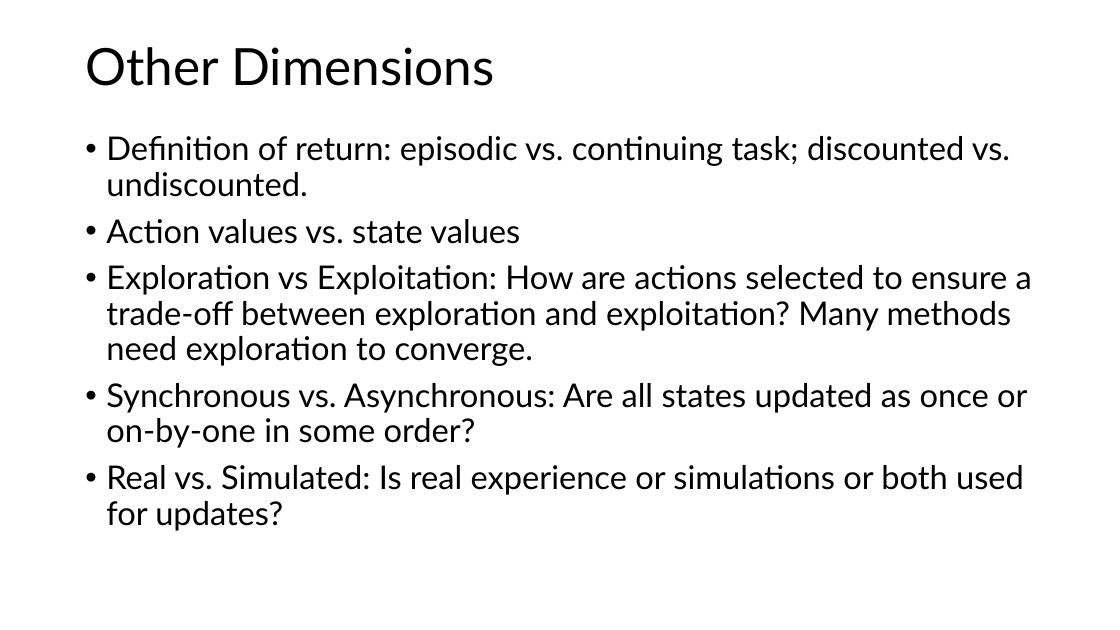
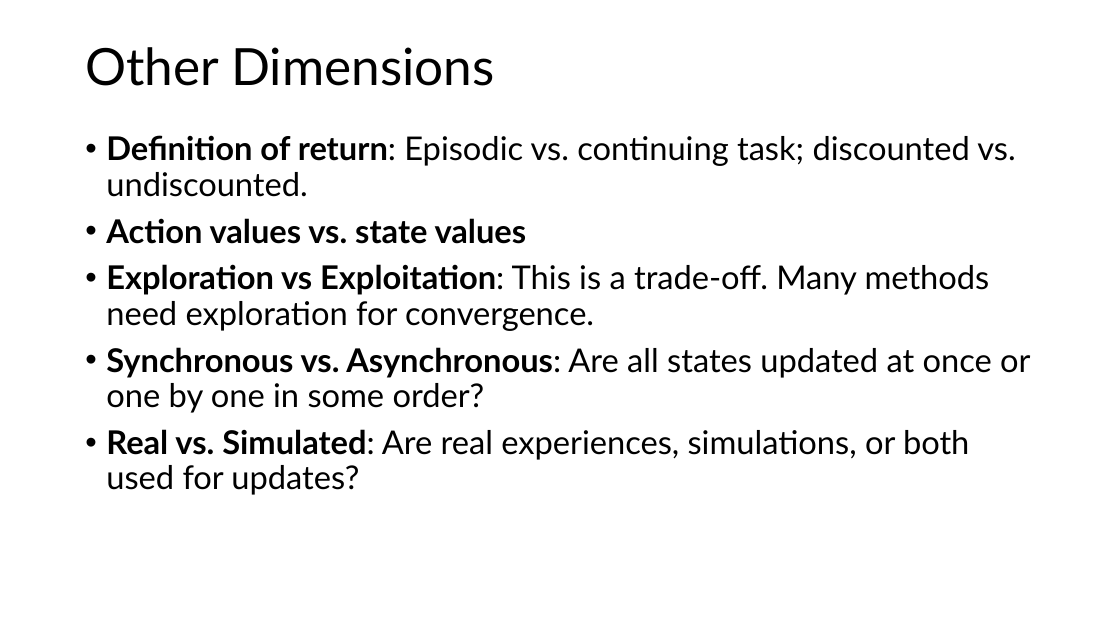
Before and after one commit to mhahsler/Introduction_to_Reinforcement_Learning, a slide deck: slide 21 of slides/Lecture_Chapter08.pptx (slide 24 before the commit). Drawn at 1120x630 pixels with LibreOffice and Linux fonts; fonts in the diff are those of the drawing. Boxes give left, top, right and bottom in pixels: in the first picture for what was removed or moved away, otherwise in the second. Text is boxed around its words. In the diff, an @@ line names an element or a change of style, - is before the commit and + after.

```diff
--- a/slides/Lecture_Chapter08.pptx
+++ b/slides/Lecture_Chapter08.pptx
@@ text at box(106, 135, 1015, 197): text changed @@
-• Definition of return: episodic vs. continuing task; discounted vs. undiscounted.
+• Definition of return: Episodic vs. continuing task; discounted vs. undiscounted.
@@ text at box(106, 218, 527, 244): bold on in "Action values vs. state values" @@
@@ text at box(106, 264, 1030, 495): text changed @@
-• Exploration vs Exploitation: How are actions selected to ensure a trade-off between exploration and exploitation? Many methods need exploration to converge.
-• Synchronous vs. Asynchronous: Are all states updated as once or on-by-one in some order?
-• Real vs. Simulated: Is real experience or simulations or both used for updates?
+• Exploration vs Exploitation: This is a trade-off. Many methods need exploration for convergence.
+• Synchronous vs. Asynchronous: Are all states updated at once or one by one in some order?
+• Real vs. Simulated: Are real experiences, simulations, or both used for updates?
```
Also in this commit, not shown: 16 other slides changed, 3 slides removed, 5 other files.
